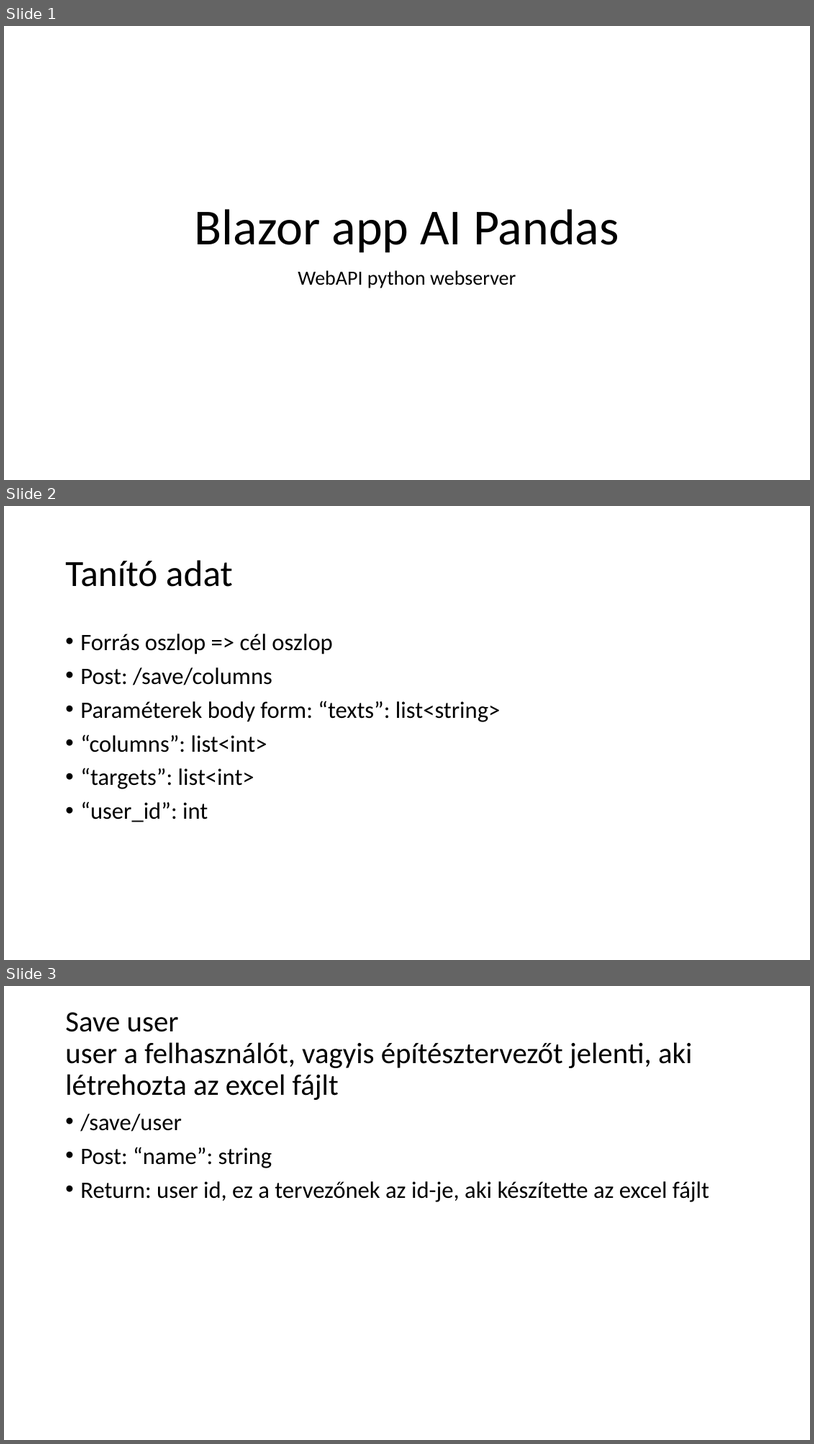
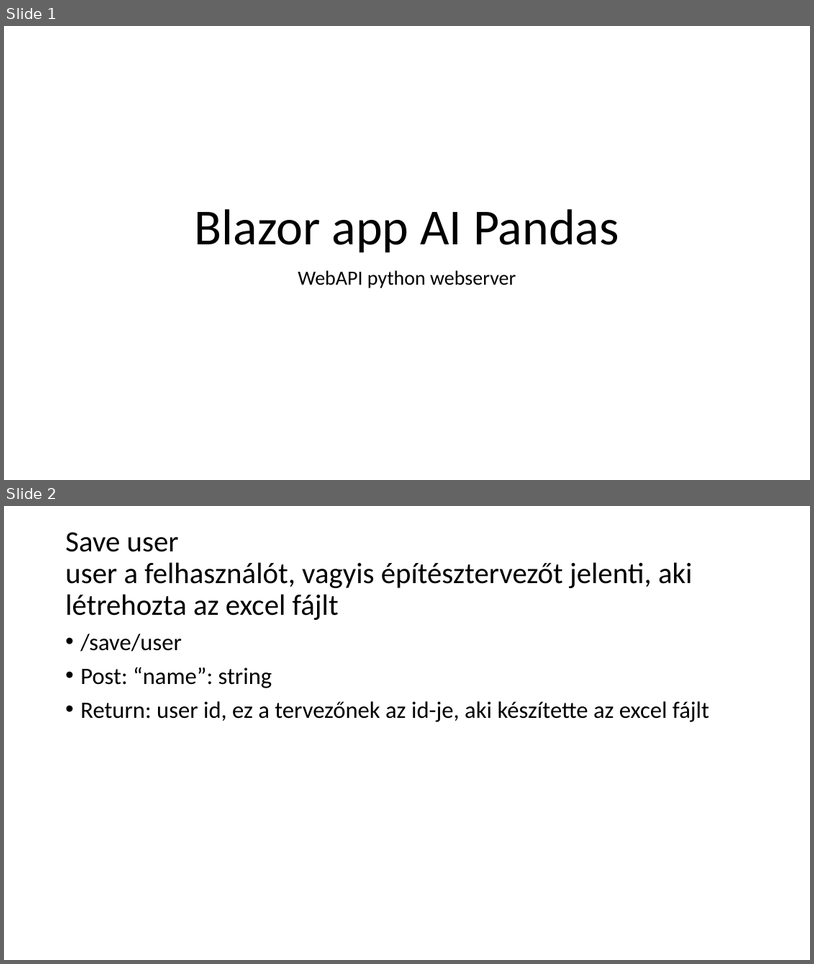
Before and after one commit to ejanos/strabag, a slide deck: python WebAPI.ppt. Shown one above the other, each under a label of ours: slides 1, 2 and 3 before the commit, slides 1 and 2 after it. The pictures are 814x1444 and 814x964 pixels, drawn with LibreOffice and Linux fonts; fonts in the diff are those of the drawing. Boxes give left, top, right and bottom in pixels: in the first picture for what was removed or moved away, otherwise in the second. Text is boxed around its words. In the diff, an @@ line names an element or a change of style, - is before the commit and + after.

```diff
--- a/python WebAPI.ppt
+++ b/python WebAPI.ppt
@@ slide 2 removed at [4, 506, 810, 960], background #FFFFFF @@
@@ title removed at [65, 560, 233, 587] @@
-Tanító adat
@@ text removed at [80, 633, 500, 822] @@
-• Forrás oszlop => cél oszlop
-• Post: /save/columns
-• Paraméterek body form: “texts”: list<string>
-• “columns”: list<int>
-• “targets”: list<int>
-• “user_id”: int
@@ what was slide 3 is now slide 2 @@
```
Also in this commit, not shown: 2 slides changed, 1 slide added, 5 other files.
